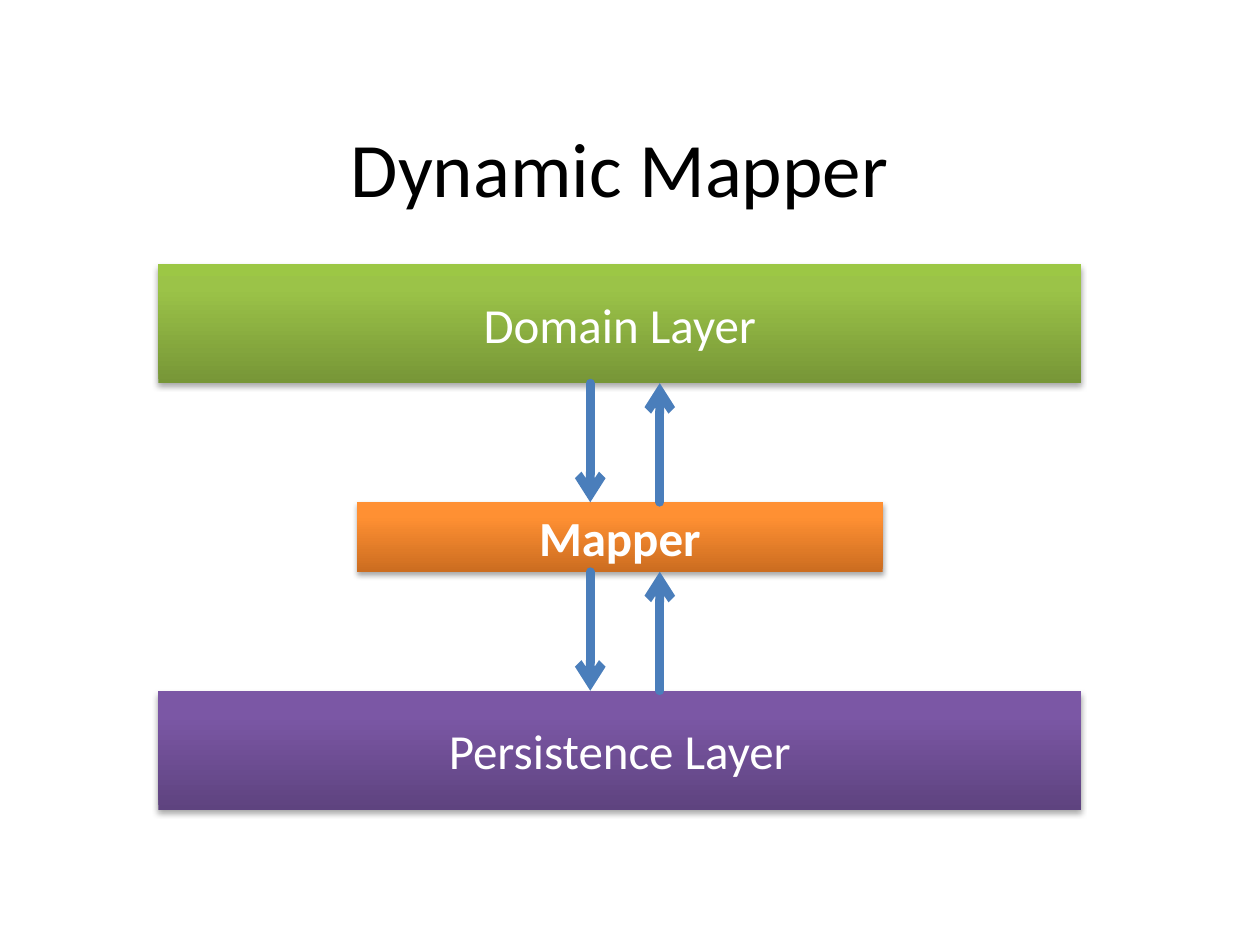
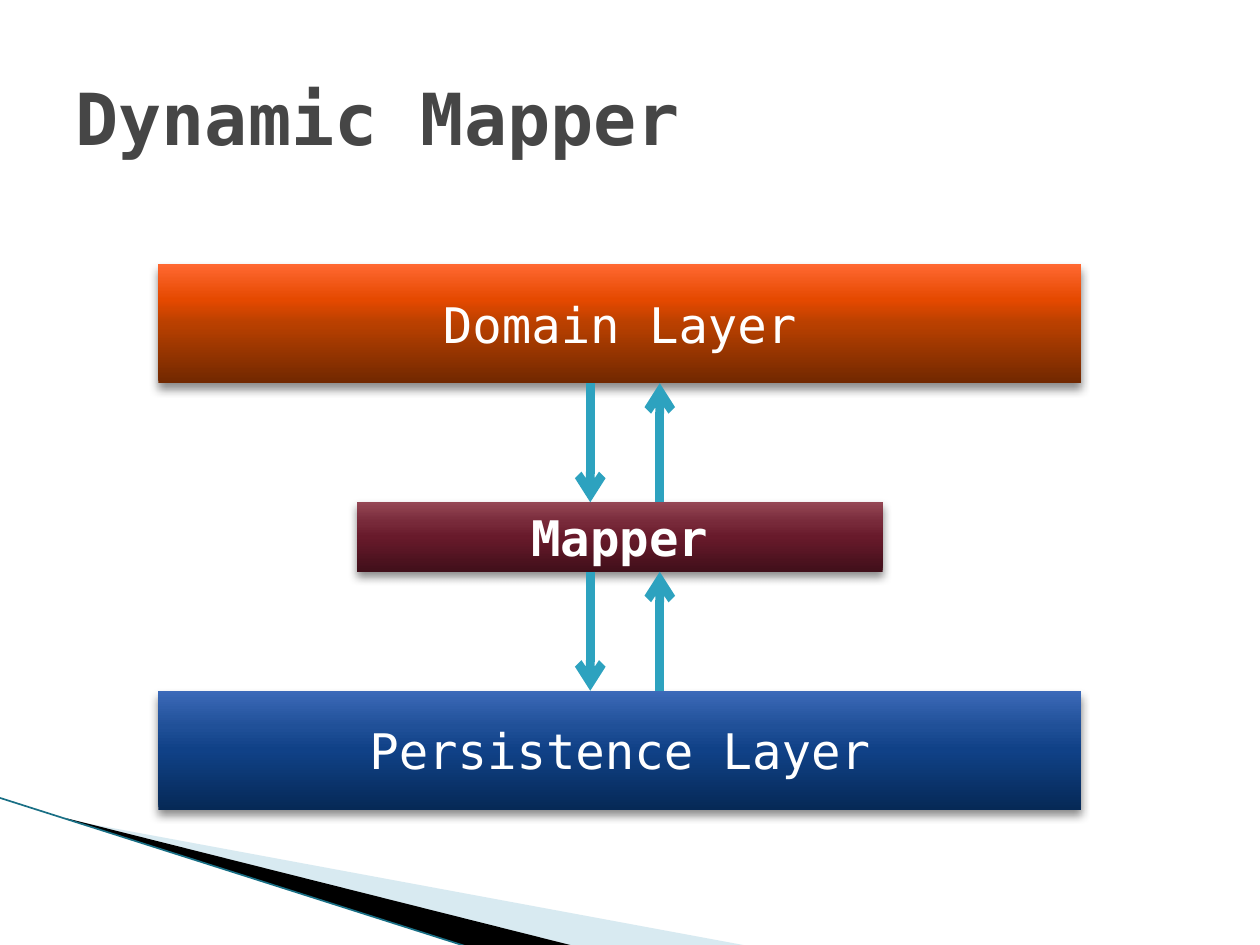
Before and after one commit to markusmo/HotelSoftware, a slide deck: slide 27 of Documentation/Praesentation/PresentationRoomanizer.pptx. Drawn at 1260x945 pixels with LibreOffice and Linux fonts; fonts in the diff are those of the drawing; background and template pictures are left out. Boxes give left, top, right and bottom in pixels: in the first picture for what was removed or moved away, otherwise in the second. Text is boxed around its words. In the diff, an @@ line names an element or a change of style, - is before the commit and + after.

```diff
--- a/Documentation/Praesentation/PresentationRoomanizer.pptx
+++ b/Documentation/Praesentation/PresentationRoomanizer.pptx
@@ title "Dynamic Mapper": place and size @@
-title "Dynamic Mapper" at [351, 144, 888, 210]
+title "Dynamic Mapper" at [75, 87, 680, 160]
@@ title "Dynamic Mapper" at [75, 87, 680, 160]: size 44 to 41 pt, font Calibri to DejaVu Sans Mono, text colour #000000 to #464646, bold on; alignment centre to left @@
@@ rectangle "Domain Layer" at [159, 265, 1081, 383]: font Calibri to DejaVu Sans Mono; fill gradient #779737 to #9BC348 to #9DC746 to gradient #732800 to #B94100 to #E64900 to #FF6933; shadow changed @@
@@ arrow (591, 383) - (591, 503): stroke #4B7EBC 5 pt to #2DA2BF 5 pt @@
@@ arrow (660, 503) - (660, 383): stroke #4B7EBC 5 pt to #2DA2BF 5 pt @@
@@ rectangle "Mapper" at [357, 503, 882, 572]: font Calibri to DejaVu Sans Mono; fill gradient #CC6E20 to #FF9034 to #FF9136 to gradient #420F1A to #681A2B to #772939 to #944755; shadow changed @@
@@ arrow (591, 572) - (591, 690): stroke #4B7EBC 5 pt to #2DA2BF 5 pt @@
@@ arrow (660, 690) - (660, 572): stroke #4B7EBC 5 pt to #2DA2BF 5 pt @@
@@ rectangle "Persistence Layer" at [159, 690, 1081, 809]: font Calibri to DejaVu Sans Mono; fill gradient #5F4480 to #7B58A6 to #7C57A8 to gradient #072956 to #104288 to #205199 to #3D6BB9; shadow changed @@
@@ line added from (0, 798) to (467, 945), #97C5D8 0.95 pt @@
@@ freeform shape added at [67, 818, 576, 945], fill #000000 @@
@@ freeform shape added at [69, 819, 750, 945], fill #A0CBDC at 40% opacity @@
```
Also in this commit, not shown: 46 other slides changed.
